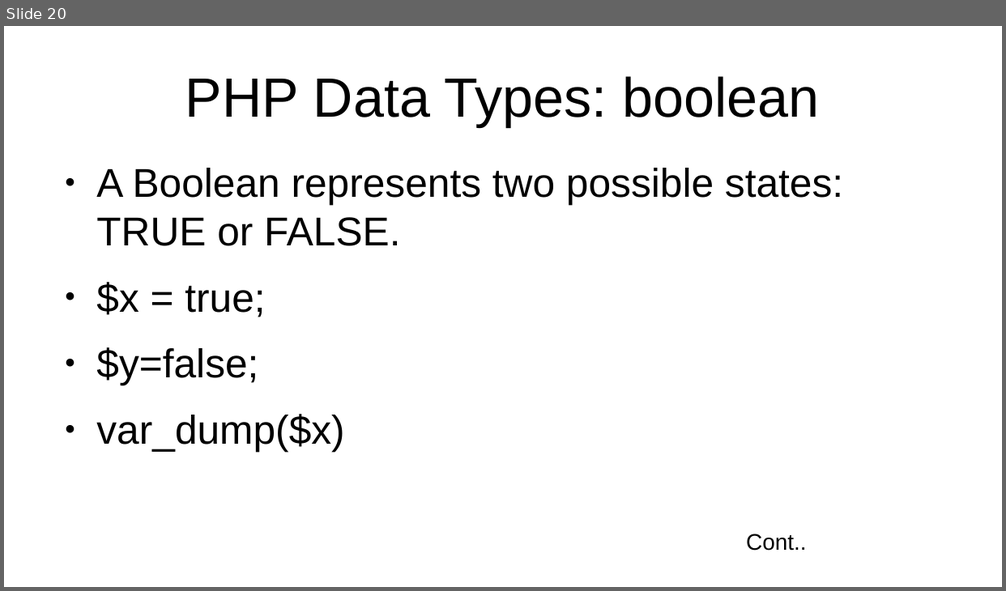
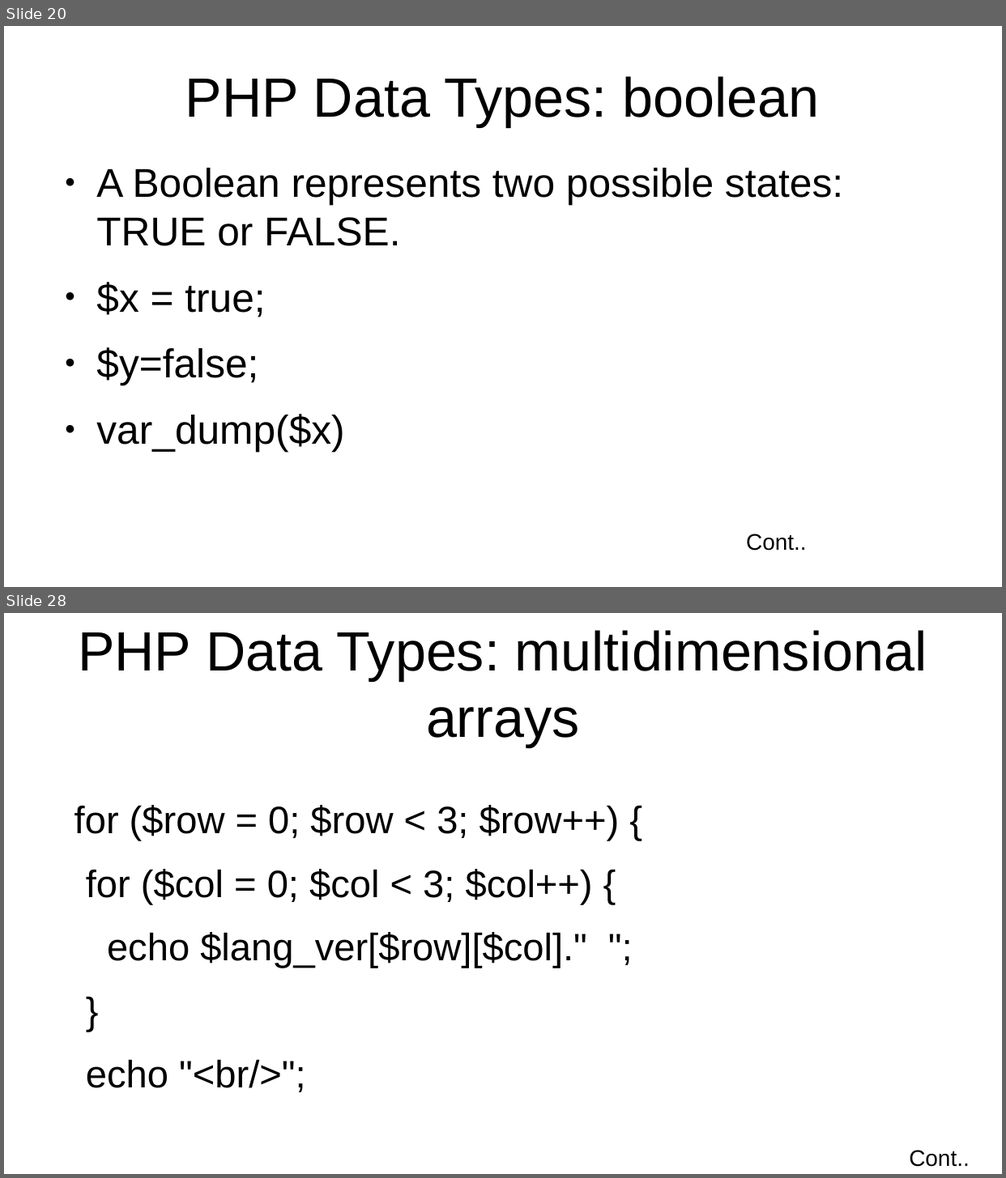
Before and after one commit to jhashuva/MVCTS, a slide deck: php/php_intro.pptx. Shown one above the other, each under a label of ours: slide 20 before the commit, slides 20 and 28 after it; the slides between them are not shown. The pictures are 1006x591 and 1006x1178 pixels, drawn with LibreOffice and Linux fonts; fonts in the diff are those of the drawing. Boxes give left, top, right and bottom in pixels: in the first picture for what was removed or moved away, otherwise in the second. Text is boxed around its words. In the diff, an @@ line names an element or a change of style, - is before the commit and + after.

```diff
--- a/php/php_intro.pptx
+++ b/php/php_intro.pptx
@@ slide 28 added at (x1=4, y1=613, x2=1002, y2=1174), background #FFFFFF @@
@@ text added at (x1=78, y1=630, x2=927, y2=747), 44 pt, text #000000 @@
+PHP Data Types: multidimensional arrays
@@ text added at (x1=74, y1=805, x2=620, y2=1093), 30.4 pt, text #000000 @@
+for ($row = 0; $row < 3; $row++) {
+for ($col = 0; $col < 3; $col++) {
+echo $lang_ver[$row][$col]." ";
+}
+echo "<br/>";
@@ text added at (x1=909, y1=1150, x2=969, y2=1167), 18 pt, text #000000 @@
+Cont..
```
Also in this commit, not shown: 9 slides changed, 20 other slides added, 1 slide removed, 3 other files.
